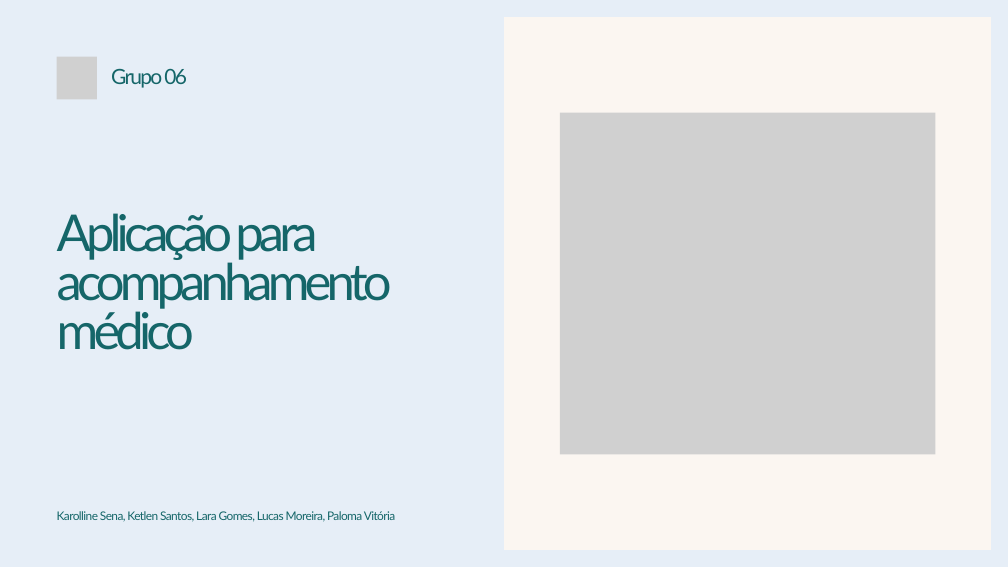
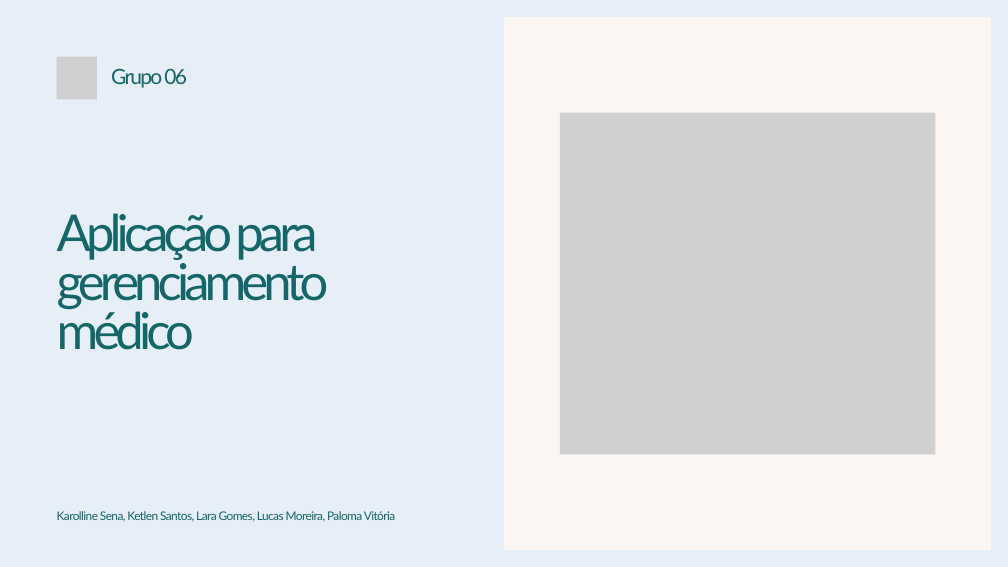
Before and after one commit to lucas0mp/ProjetoPOO-Final, a slide deck: slide 1 of Projeto POO.pptx. Drawn at 1008x567 pixels with LibreOffice and Linux fonts; fonts in the diff are those of the drawing; grey boxes stand for pictures. Boxes give left, top, right and bottom in pixels: in the first picture for what was removed or moved away, otherwise in the second. Text is boxed around its words. In the diff, an @@ line names an element or a change of style, - is before the commit and + after.

Commit message:
Add files via upload
Atualização da apresentação. Atualizando algumas informações sobre a aplicação.

```diff
--- a/Projeto POO.pptx
+++ b/Projeto POO.pptx
@@ text at (57,213,329,310): text changed @@
-Aplicação para acompanhamento
+Aplicação para gerenciamento
```
Also in this commit, not shown: 2 other slides changed.
